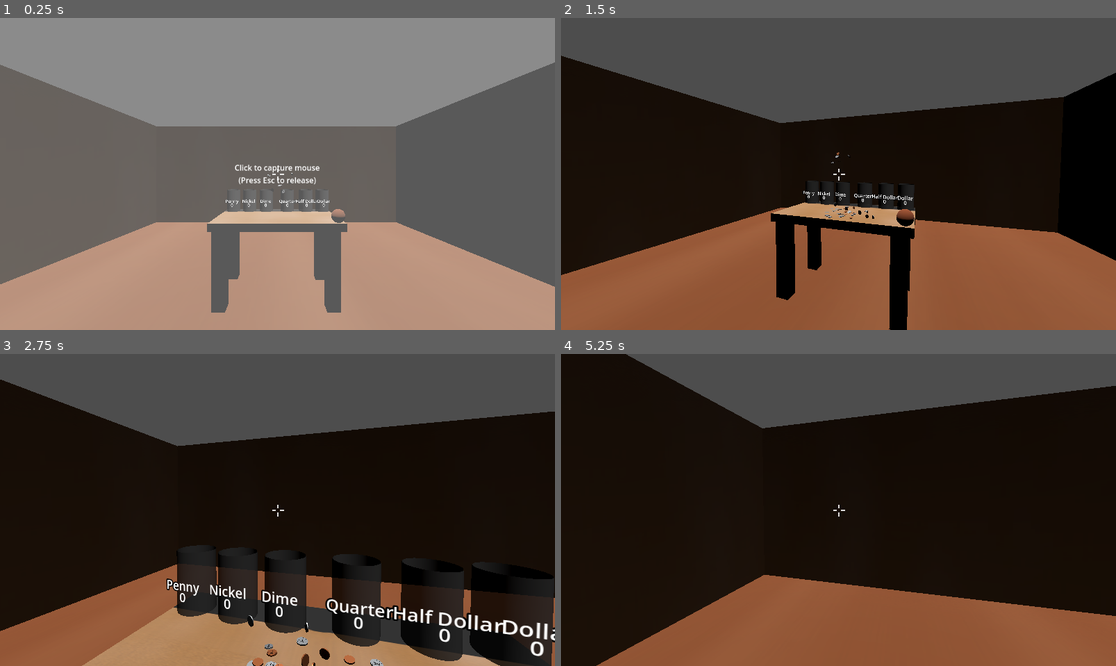
Above: before the commit, frames 1-4 (two rows, left to right).
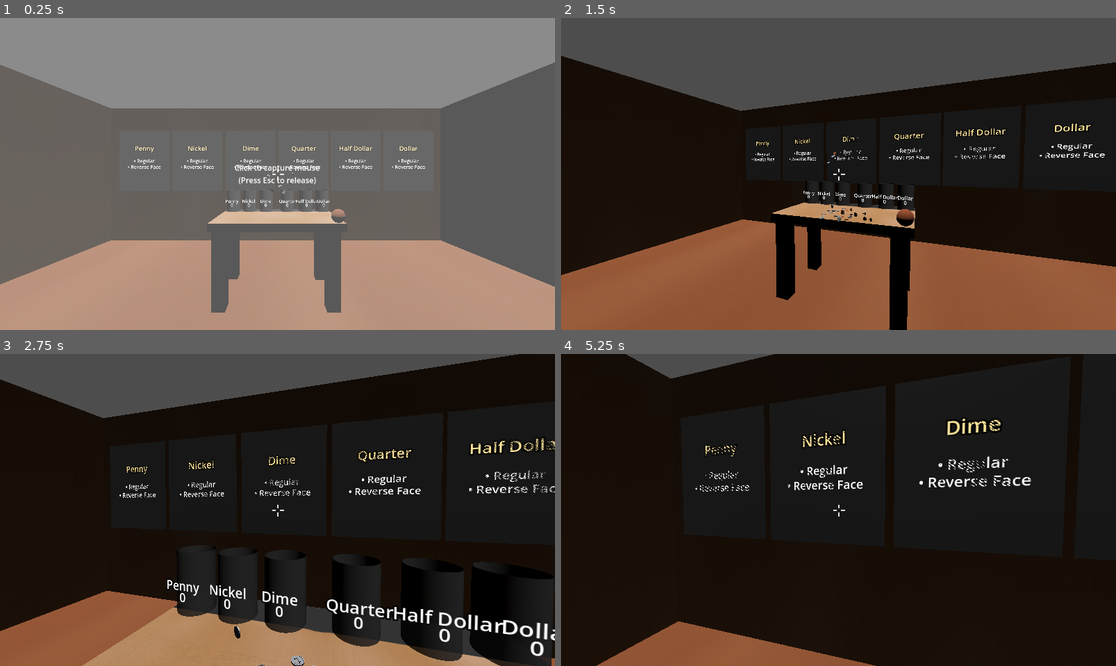
Above: after the commit, the same moments.

Repository: Kassanu/ludum-dare-58
Game: Godot game, scene res://main.tscn
The game is run twice, just before and just after one commit, with the same random seed, the same clock (stepped at 60 frames per second) and the same inputs.
Inputs (mouse positions are in pixels of both pictures, inside the frame that each line leads up to):
- Up to frame 1 (0.25 s): no input
- Up to frame 2 (1.5 s): tap Enter at 0.5 s; move the mouse to (960, 158) at 0.52 s; hold D (move_right) 0.53-1.28 s; hold Q (drop) 0.53-1.28 s; click (960, 158) at 0.8 s; move the mouse to (810, 174) at 1.27 s; hold W (move_forward) from 1.28 s (still down); click (810, 174) at 1.35 s
- Up to frame 3 (2.75 s): keep holding W (move_forward); tap Q (drop) at 1.55 s; move the mouse to (288, 503) at 2.02 s; hold Q (drop) from 2.03 s (still down); click (288, 503) at 2.3 s
- Up to frame 4 (5.25 s): keep holding W (move_forward); move the mouse to (832, 516) at 2.77 s; release Q (drop) at 2.78 s; click (832, 516) at 2.85 s; tap Q (drop) at 3.05, 4.35 s; move the mouse to (877, 513) at 3.52 s; hold Right mouse button (inspect_rotate) 3.53-4.28 s; click (877, 513) at 3.8 s; tap Space at 4.25 s; move the mouse to (794, 506) at 4.27 s; move the mouse to (844, 510) at 5.02 s; press the mouse at (844, 510) at 5.03 s

The runs differ from the first frame. In frame 1, 5.3% of the frame differs, in the area x 20-80%, y 28-72%; in frame 2, 8.0%; in frame 3, 17%; in frame 4, 29%, in the area x 19-100%, y 0-100%.

Commit message:
Variant Shelves

Diff:
--- /dev/null
+++ b/VariantShelf.gd
@@ -0,0 +1,202 @@
+# res://interact/VariantShelf.gd
+extends Bank
+class_name VariantShelf
+
+# --------- CONFIG ---------
+@export var coin_type: CoinTypes.Type = CoinTypes.Type.PENNY
+
+# Each entry: { "id": "reverse", "name": "Reverse Face" }
+# Keep this short for the jam—hand fill in the inspector.
+@export var variants: Array[Dictionary] = [
+	{"id":"regular", "name":"Regular"},
+	{"id":"reverse", "name":"Reverse Face"},
+]
+
+# Layout on the wall “board”
+@export var slots_root_path: NodePath = ^"Slots"  # a plain Node3D under your shelf
+@export var label_scene: PackedScene              # optional: custom Label3D scene; if null, we create basic Label3D
+@export var columns: int = 1                      # 1 column makes a vertical list
+@export var row_gap: float = 0.12                 # world units between rows
+@export var col_gap: float = 0.40
+
+# Visual tweaks
+@export var collected_prefix: String = "✓ "
+@export var pending_prefix: String = "• "
+@export var collected_tint: Color = Color(0.6, 1.0, 0.6, 1.0)
+@export var pending_tint: Color = Color(1, 1, 1, 1)
+@export var dim_alpha_when_collected: float = 0.55
+
+# If true, the shelf will also check the type list from Bank.accepted_types
+# (handy if you duplicated from a generic shelf that accepts multiple)
+@export var also_respect_bank_type_list: bool = false
+
+# --- optional header ---
+@export var show_header: bool = true
+@export var header_offset_y: float = 0.25   # vertical distance above the first slot
+@export var header_color: Color = Color(1, 0.9, 0.6, 1.0)
+@export var header_pixel_size: float = 0.004
+var _header_label: Label3D = null
+
+signal updated_progress(collected_count: int, total: int)
+
+var _slots_root: Node3D
+var _slot_nodes: Array[Label3D] = []
+var _collected: Dictionary = {} # id -> bool
+
+func _ready() -> void:
+	_slots_root = get_node_or_null(slots_root_path)
+	if _slots_root == null:
+		_slots_root = Node3D.new()
+		_slots_root.name = "Slots"
+		add_child(_slots_root)
+
+	# normalize input + clear old state
+	_slot_nodes.clear()
+	_collected.clear()
+	for v in variants:
+		if not v.has("id"):
+			v["id"] = StringName("unknown")
+		if not v.has("name"):
+			v["name"] = String(v["id"])
+		_collected[v["id"]] = false
+
+	_build_labels()
+	if show_header:
+		_add_header_label()
+	_emit_progress()
+
+func _build_labels() -> void:
+	# destroy old children (in case you hot-reload)
+	for c in _slots_root.get_children():
+		c.queue_free()
+
+	# make labels
+	var i := 0
+	for v in variants:
+		var l: Label3D = _make_label()
+		l.billboard = BaseMaterial3D.BILLBOARD_DISABLED
+		l.text = _format_text(v, false)
+		l.modulate = pending_tint
+		# grid-ish layout
+		var r : int = i / max(columns, 1)
+		var c :int = i % max(columns, 1)
+		l.transform.origin = Vector3(float(c) * col_gap, -float(r) * row_gap, 0.0)
+		_slots_root.add_child(l)
+		_slot_nodes.append(l)
+		i += 1
+
+func _make_label() -> Label3D:
+	if label_scene:
+		var inst = label_scene.instantiate()
+		# If they gave us a small prefab that isn’t a Label3D root, try to find one:
+		if inst is Label3D:
+			return inst
+		var label := inst.get_node_or_null("Label3D")
+		if label and label is Label3D:
+			return label
+		# fallback to a plain label
+	var l := Label3D.new()
+	l.double_sided = true
+	l.text = "Slot"
+	l.pixel_size = 0.003 # small-ish; tune in editor
+	l.outline_size = 0
+	return l
+
+func _format_text(v: Dictionary, collected: bool) -> String:
+	var prefix := collected_prefix if collected else pending_prefix
+	return prefix + String(v.get("name", v.get("id", "Variant")))
+
+# ------------ DEPOSIT CONTRACT ------------
+func try_deposit(coin: Coin) -> bool:
+	if coin == null:
+		emit_signal("rejected", coin, "No coin")
+		return false
+
+	# Type gate: either strict coin_type, or also accept Bank.accepted_types if you want a multi-type board
+	var ctype := coin.coin_type_id()
+	var type_ok := (ctype == coin_type) or (also_respect_bank_type_list and (accepts_any or accepted_types.has(ctype)))
+	if not type_ok:
+		emit_signal("rejected", coin, "Wrong type")
+		return false
+
+	# Variant gate:
+	var vid := _get_variant_id(coin)
+	if vid == "":
+		emit_signal("rejected", coin, "No variant id")
+		return false
+	if not _collected.has(vid):
+		emit_signal("rejected", coin, "Variant not tracked")
+		return false
+	if _collected[vid] == true:
+		emit_signal("rejected", coin, "Already collected")
+		return false
+
+	# Accept and mark collected
+	_mark_collected(vid)
+	emit_signal("deposited", coin)
+	_on_accept(coin) # from Bank: default queue_free
+	return true
+
+# Replace the old _get_variant_id with this version
+func _get_variant_id(coin: Coin) -> StringName:
+	# 1) If Coin implements a method, prefer it
+	if coin and coin.has_method("variant_id"):
+		var v = coin.variant_id()
+		if v != null and String(v) != "":
+			return StringName(v)
+
+	# 2) If Coin has a property "variant_id" (not exported doesn’t matter), use it
+	var v_coin = coin.get("variant_id") if coin else null
+	if v_coin != null and String(v_coin) != "":
+		return StringName(v_coin)
+
+	# 3) Look on the CoinData resource safely via get()
+	if coin and coin.data:
+		var v_data = coin.data.get("variant_id")   # safe even if the property doesn't exist
+		if v_data != null and String(v_data) != "":
+			return StringName(v_data)
+
+	return StringName("regular")
+
+
+func _mark_collected(vid: StringName) -> void:
+	_collected[vid] = true
+
+	# Update one label
+	for i in variants.size():
+		if StringName(variants[i]["id"]) == vid:
+			var l := _slot_nodes[i]
+			l.text = _format_text(variants[i], true)
+			# “cross out” vibe: dim + tint greenish
+			var c := collected_tint
+			c.a = clamp(dim_alpha_when_collected, 0.0, 1.0)
+			l.modulate = c
+			break
+
+	_emit_progress()
+
+func _emit_progress() -> void:
+	var total := variants.size()
+	var got := 0
+	for k in _collected.keys():
+		if _collected[k]:
+			got += 1
+	updated_progress.emit(got, total)
+
+func _add_header_label() -> void:
+	if _slots_root == null:
+		return
+
+	var label := Label3D.new()
+	label.text = CoinTypes.to_name(coin_type)
+	label.pixel_size = header_pixel_size
+	label.double_sided = true
+	label.modulate = header_color
+	label.billboard = BaseMaterial3D.BILLBOARD_DISABLED
+
+	# Position centered horizontally and above the first slot
+	var total_width : float = (max(columns, 1) - 1) * col_gap
+	label.transform.origin = Vector3(total_width * 0.5, header_offset_y, 0.0)
+
+	_slots_root.add_child(label)
+	_header_label = label
--- a/coins/library/CoinTypes.gd
+++ b/coins/library/CoinTypes.gd
@@ -23,3 +23,13 @@
 		Type.HALFDOLLAR: return &"half_dollar"
 		Type.DOLLAR:     return &"dollar"
 		_:               return &"penny"
+
+static func to_name(t: Type) -> String:
+	match t:
+		Type.PENNY:      return "Penny"
+		Type.NICKEL:     return "Nickel"
+		Type.DIME:       return "Dime"
+		Type.QUARTER:    return "Quarter"
+		Type.HALFDOLLAR: return "Half Dollar"
+		Type.DOLLAR:     return "Dollar"
+		_:               return "Coins"
--- a/grab_and_inspect.gd
+++ b/grab_and_inspect.gd
@@ -63,15 +63,12 @@
 			if ray and ray.is_colliding():
 				var hit := ray.get_collider()
 				if hit and hit.is_in_group(bag_group):
-					# Try to trigger the bag; if it succeeds, consume the click.
 					if hit.has_method("try_dump") and hit.try_dump():
 						return
-					# Optional: play a deny/cooldown sound here and return if you
-					# don't want this click to fall through to coin grab.
-					# return
 			# No bag (or bag didn’t handle) -> normal grab
 			_try_grab()
 		else:
+			# Try deposit to VariantShelf / JarBank (anything that extends Bank)
 			if not _try_deposit_held():
 				_drop()
 
@@ -85,7 +82,6 @@
 			hold_distance -= 0.05
 		elif event.button_index == MOUSE_BUTTON_WHEEL_DOWN:
 			hold_distance += 0.05
-		# Apply clamp only if clamp is active; otherwise allow out-of-range values
 		if _clamp_active:
 			hold_distance = clamp(hold_distance, min_hold_distance, max_hold_distance)
 
@@ -130,7 +126,6 @@
 		if to_target.length() <= max_step:
 			step = to_target
 		else:
-			# combine gentle lerp with a hard cap for stability
 			var lerped := to_target * pos_lerp
 			if lerped.length() > max_step:
 				step = to_target.normalized() * max_step
@@ -208,9 +203,7 @@
 	# OPTIONAL: while held, avoid colliding with other coins to prevent pile pops
 	_prev_collision_layer = grabbed.collision_layer
 	_prev_collision_mask  = grabbed.collision_mask
-	# Uncomment to collide with world (layer 1) only while held:
-	# grabbed.collision_layer = 4            # still "a coin"
-	# grabbed.collision_mask  = 1            # world only (no coins)
+	# (left as-is; you can enable the world-only collision mask here if needed)
 
 	# Initialize rotation smoothing target to current orientation
 	_desired_basis = grabbed.global_transform.basis.orthonormalized()
@@ -252,6 +245,7 @@
 	if not is_instance_valid(hit):
 		return false
 
+	# Find a Bank (VariantShelf / JarBank) on the collider or its parents
 	var bank := _find_bank_on_node_or_parents(hit)
 	if deposit_debug:
 		print("[Deposit] Bank found? ", bank, " has try_deposit? ", bank and bank.has_method("try_deposit"))
@@ -259,18 +253,17 @@
 	if bank == null or not bank.has_method("try_deposit"):
 		return false
 
-	var coin := grabbed as Node
-	if coin and not (coin is Coin):
-		coin = grabbed as Coin
+	# Pass the held coin along
+	var coin := grabbed as Coin
 	if coin == null:
-		if deposit_debug: print("[Deposit] WARNING: grabbed is not Coin (", grabbed, ")")
-		coin = grabbed
+		coin = grabbed  # still passes the node; VariantShelf is tolerant
 
 	var ok := bank.try_deposit(coin)
 	if deposit_debug:
 		print("[Deposit] try_deposit -> ", ok)
 
 	if ok:
+		# Do NOT call _drop(); the coin is likely queue_freed by the bank.
 		grabbed = null
 		_rotating = false
 		_set_look_lock(false)
@@ -281,7 +274,10 @@
 func _find_bank_on_node_or_parents(n: Object) -> Bank:
 	var cur := n as Node
 	while cur:
-		if cur.has_method("try_deposit") or cur.is_in_group("bank"):
+		if cur is Bank:
+			return cur
+		# (optional) also allow "bank" group tagging if you want
+		if cur.is_in_group("bank") and cur.has_method("try_deposit"):
 			return cur
 		cur = cur.get_parent()
 	return null
--- a/main.tscn
+++ b/main.tscn
@@ -14,6 +14,7 @@
 [ext_resource type="Resource" uid="uid://lo8uc52tn3wf" path="res://coins/library/coin_library.tres" id="8_kek77"]
 [ext_resource type="PackedScene" uid="uid://cgu0ydp2ivld2" path="res://jar.tscn" id="10_4c57u"]
 [ext_resource type="Script" uid="uid://qgv5tffjjwa" path="res://CoinBag.gd" id="14_w48qg"]
+[ext_resource type="PackedScene" uid="uid://e7suk8owwd7u" path="res://variant_shelf.tscn" id="15_vivmo"]
 
 [sub_resource type="Environment" id="Environment_ig7tw"]
 background_mode = 2
@@ -194,7 +195,7 @@
 surface_material_override/0 = SubResource("StandardMaterial3D_cegan")
 
 [node name="wall3" type="StaticBody3D" parent="Walls"]
-transform = Transform3D(-4.37114e-08, 0, -1, 0, 1, 0, 1, 0, -4.37114e-08, -0.0157557, 1.1, -2.73424)
+transform = Transform3D(-4.37114e-08, 0, -1, 0, 1, 0, 1, 0, -4.37114e-08, -0.0157557, 1.1, -1.58449)
 collision_mask = 6
 
 [node name="CollisionShape3D" type="CollisionShape3D" parent="Walls/wall3"]
@@ -230,7 +231,7 @@
 surface_material_override/0 = SubResource("StandardMaterial3D_w48qg")
 
 [node name="CoinSpawner" type="Node3D" parent="." node_paths=PackedStringArray("factory")]
-transform = Transform3D(1, 0, 0, 0, 1, 0, 0, 0, 1, -0.000980914, 1.00301, 0.0658439)
+transform = Transform3D(1, 0, 0, 0, 1, 0, 0, 0, 1, -0.000980914, 1.00301, 0.133826)
 script = ExtResource("4_lquwl")
 factory = NodePath("../CoinFactory")
 
@@ -290,3 +291,29 @@
 
 [node name="CollisionShape3D" type="CollisionShape3D" parent="CoinBag"]
 shape = SubResource("SphereShape3D_getpj")
+
+[node name="Shelves" type="Node3D" parent="."]
+transform = Transform3D(1, 0, 0, 0, 1, 0, 0, 0, 1, 0, 0, 1.14975)
+
+[node name="PennyShelf" parent="Shelves" instance=ExtResource("15_vivmo")]
+transform = Transform3D(0.75, 0, 0, 0, 0.75, 0, 0, 0, 1, -1.98779, 1.30143, -2.4379)
+
+[node name="NickelShelf" parent="Shelves" instance=ExtResource("15_vivmo")]
+transform = Transform3D(0.75, 0, 0, 0, 0.75, 0, 0, 0, 1, -1.19563, 1.30143, -2.4379)
+coin_type = 1
+
+[node name="DimeShelf" parent="Shelves" instance=ExtResource("15_vivmo")]
+transform = Transform3D(0.75, 0, 0, 0, 0.75, 0, 0, 0, 1, -0.396883, 1.30143, -2.4379)
+coin_type = 2
+
+[node name="QuarterShelf" parent="Shelves" instance=ExtResource("15_vivmo")]
+transform = Transform3D(0.75, 0, 0, 0, 0.75, 0, 0, 0, 1, 0.39505, 1.30143, -2.43781)
+coin_type = 3
+
+[node name="HalfDollarShelf" parent="Shelves" instance=ExtResource("15_vivmo")]
+transform = Transform3D(0.75, 0, 0, 0, 0.75, 0, 0, 0, 1, 1.1718, 1.30143, -2.43781)
+coin_type = 4
+
+[node name="DollarShelf" parent="Shelves" instance=ExtResource("15_vivmo")]
+transform = Transform3D(0.75, 0, 0, 0, 0.75, 0, 0, 0, 1, 1.96106, 1.30143, -2.43781)
+coin_type = 5
--- /dev/null
+++ b/variant_shelf.tscn
@@ -0,0 +1,21 @@
+[gd_scene load_steps=4 format=3 uid="uid://e7suk8owwd7u"]
+
+[ext_resource type="Script" uid="uid://dj0ccp7a2rnu3" path="res://VariantShelf.gd" id="1_rgbsk"]
+
+[sub_resource type="BoxShape3D" id="BoxShape3D_vivmo"]
+size = Vector3(1, 1.2, 0.05)
+
+[sub_resource type="QuadMesh" id="QuadMesh_yaehf"]
+size = Vector2(1, 1.2)
+
+[node name="VariantShelf" type="Node3D"]
+script = ExtResource("1_rgbsk")
+
+[node name="Body" type="StaticBody3D" parent="."]
+collision_layer = 33
+
+[node name="CollisionShape3D" type="CollisionShape3D" parent="Body"]
+shape = SubResource("BoxShape3D_vivmo")
+
+[node name="BoardMesh" type="MeshInstance3D" parent="."]
+mesh = SubResource("QuadMesh_yaehf")
Not shown, added: VariantShelf.gd.uid
Not shown: 1 places in main.tscn that only renumber resources
